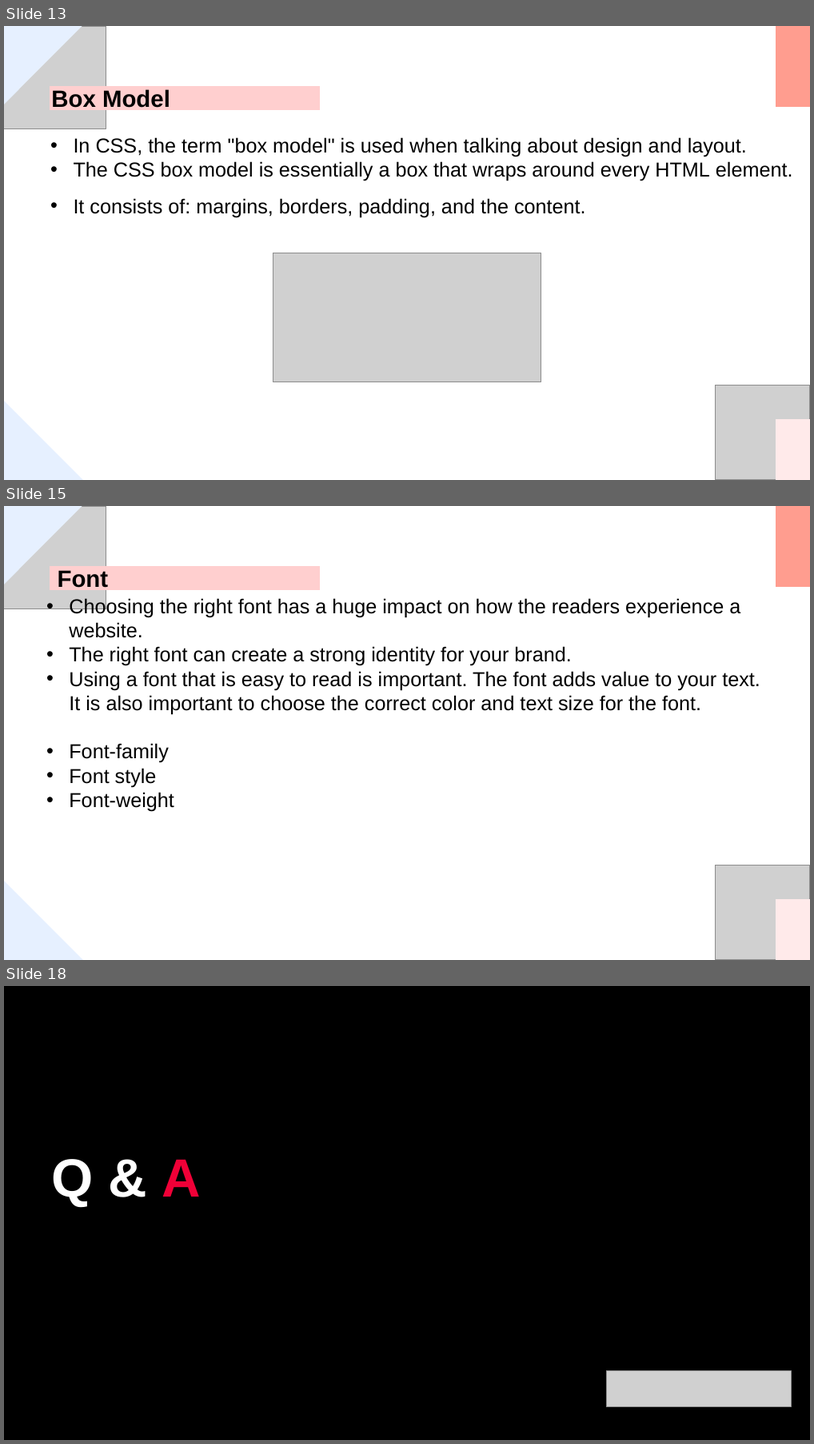
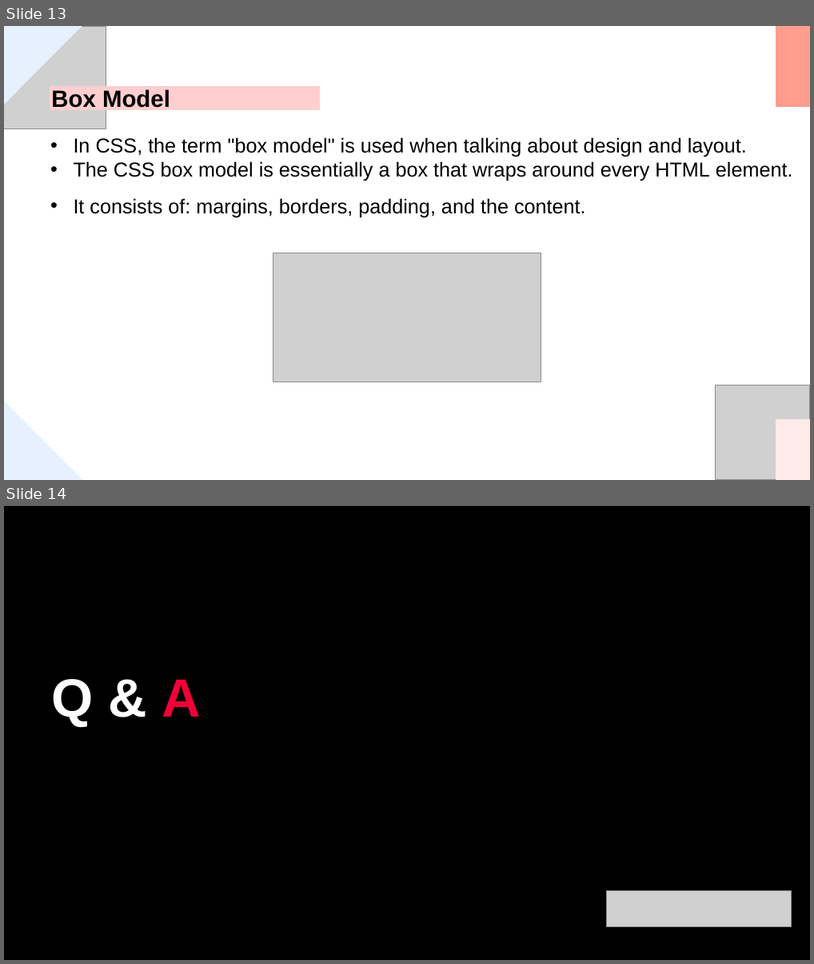
Before and after one commit to urvashi29/frontend-module-3-batch-7A, a slide deck: Lesson-4/Lesson-4.pptx. Shown one above the other, each under a label of ours: slides 13, 15 and 18 before the commit, slides 13 and 14 after it; the slides between them are not shown. The pictures are 814x1444 and 814x964 pixels, drawn with LibreOffice and Linux fonts; fonts in the diff are those of the drawing; grey boxes stand for pictures; background and template pictures are left out. Boxes give left, top, right and bottom in pixels: in the first picture for what was removed or moved away, otherwise in the second. Text is boxed around its words. In the diff, an @@ line names an element or a change of style, - is before the commit and + after.

```diff
--- a/Lesson-4/Lesson-4.pptx
+++ b/Lesson-4/Lesson-4.pptx
@@ slide 15 removed at (4,506,810,960), background #FFFFFF @@
@@ picture removed at (4,506,106,608) @@
@@ freeform shape removed at (4,506,82,585) @@
@@ freeform shape removed at (776,506,810,587) @@
@@ freeform shape removed at (49,567,320,591) @@
@@ text removed at (58,570,109,592) @@
-Font
@@ text removed at (69,597,761,812) @@
-• Choosing the right font has a huge impact on how the readers experience a website.
-• The right font can create a strong identity for your brand.
-• Using a font that is easy to read is important. The font adds value to your text. It is also important to choose the correct color and text size for the font.
-• Font-family
-• Font style
-• Font-weight
@@ picture removed at (716,865,810,959) @@
@@ freeform shape removed at (4,880,83,959) @@
@@ freeform shape removed at (776,899,810,960) @@
@@ what was slide 18 is now slide 14 @@
```
Also in this commit, not shown: 3 other slides removed, 1 other file.
